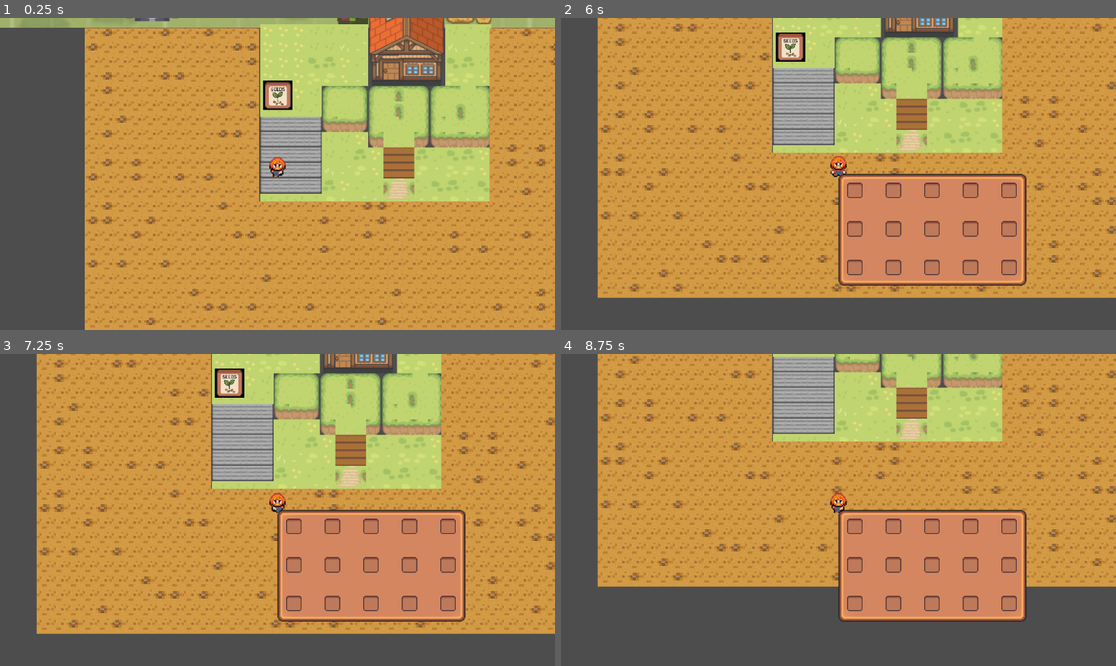
Above: before the commit, frames 1-4 (two rows, left to right).
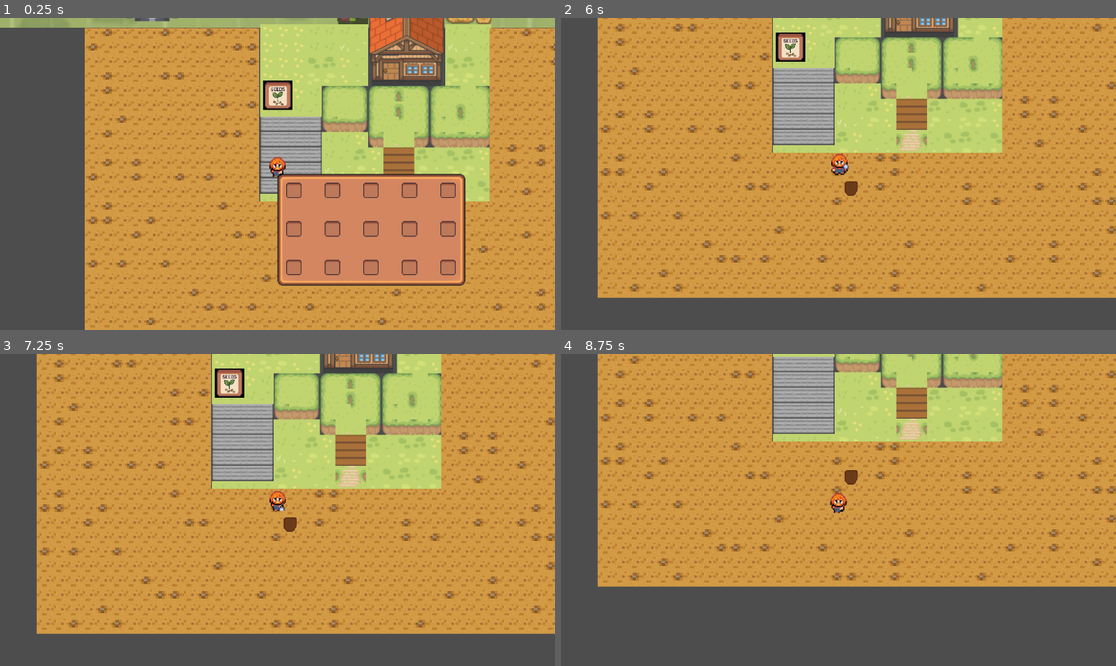
Above: after the commit, the same moments.

Repository: Anishax11/Farming-Sim
Game: Godot game, scene res://scenes/game.tscn
Same seed, same stepped clock (60 frames per second), same inputs: the game is played once before the commit and once after it.
Inputs (mouse positions are in pixels of both pictures, inside the frame that each line leads up to):
- Up to frame 1 (0.25 s): no input
- Up to frame 2 (6 s): tap Enter at 0.5, 2, 4.25 s; drag from (655, 36) to (949, 67) at 0.52 s; tap Space at 1.25, 3.5, 5 s; drag from (666, 36) to (949, 67) at 1.27 s; move the mouse to (683, 36) at 2.02 s; hold D (Right) 2.03-2.75 s; click (683, 36) at 2.17 s; drag from (649, 36) to (672, 127) at 2.77 s; drag from (660, 36) to (905, 67) at 3.52 s; drag from (677, 36) to (905, 67) at 4.27 s; move the mouse to (694, 36) at 5.02 s; hold S (Down) 5.03-5.75 s; click (694, 36) at 5.17 s; tap I (Inventory) at 5.65 s; drag from (855, 189) to (633, 30) at 5.77 s
- Up to frame 3 (7.25 s): drag from (333, 525) to (88, 366) at 6.52 s
- Up to frame 4 (8.75 s): drag from (932, 525) to (649, 366) at 7.27 s; move the mouse to (971, 525) at 8.02 s; hold S (Down) from 8.03 s (still down); click (971, 525) at 8.17 s

The runs differ from the first frame. In frame 1, 11% of the frame differs, in the area x 49-84%, y 49-86%; in frame 2, 11%; in frame 3, 11%; in frame 4, 11%, in the area x 49-84%, y 37-86%.

Commit message:
Fixed inventory bug

Diff:
--- a/scenes/game.tscn
+++ b/scenes/game.tscn
@@ -4346,7 +4346,6 @@
 position = Vector2(0, 592)
 
 [node name="Inventory" parent="Farmer" instance=ExtResource("15_wd8j7")]
-visible = false
 
 [node name="TileMap" type="TileMap" parent="."]
 z_index = -2
--- a/scripts/global.gd
+++ b/scripts/global.gd
@@ -15,14 +15,19 @@
 	#print("player_direction",player_direction)
 
 func move_item(panel_number):
-
+	print("FUNC CAlled")
 	var inv=get_node("/root/Game/Farmer/Inventory")
 	print(inv.inventory_items)
 	#Gets texture node from initial panel
+	#if get_node("/root/Game/Farmer/Inventory/NinePatchRect/GridContainer/Panel" +str(panel_number)+"/texture")!=null:
+		#print("can find text in inial panel")
+
 	var texture_rect=get_node("/root/Game/Farmer/Inventory/NinePatchRect/GridContainer/Panel" +str(panel_number)+"/texture")
+
 	#print("INI:","/root/Game/Farmer/Inventory/NinePatchRect/GridContainer/Panel" +str(panel_number)+"/TextureRect")
 	#removes texture child from initial panel
 	if item_out_of_inv==true:
+
 		texture_rect.position=Vector2(0,0)
 		item_out_of_inv=false
 		return
@@ -34,13 +39,18 @@
 
 	print(get_node("/root/Game/Farmer/Inventory/NinePatchRect/GridContainer/Panel" +str(panel_number)+"/texture"))
 	#print("panels moved x:", round(texture_rect.position.x / 40))
+
 	var final_panel=round(texture_rect.position.y / 40)*5+round(texture_rect.position.x / 40)+panel_number
+	print("X:",texture_rect.position.x)
+	print("Y:",texture_rect.position.y)
+	print("y increment:",round(texture_rect.position.y / 40)*5)
 	print("Finale panel:",final_panel)
 	if get_node("/root/Game/Farmer/Inventory/NinePatchRect/GridContainer/Panel"+str(final_panel)+"/texture")==null:
 		print("NOT OCCUPIED")
 		get_node("/root/Game/Farmer/Inventory/NinePatchRect/GridContainer/Panel"+str(final_panel)).add_child(texture_rect)
 		#ADD ITEM TO ARRAY
 		inv.inventory_items[int((final_panel-1)/5)][int(final_panel-1)%5]="seeds"
+
 		texture_rect.global_position=get_node("/root/Game/Farmer/Inventory/NinePatchRect/GridContainer/Panel"+str(final_panel)).global_position
 	else:
 		print("OCCUPIED")
--- a/scripts/panel.gd
+++ b/scripts/panel.gd
@@ -2,6 +2,7 @@
 
 var button_held=false
 var panel_number
+@onready var grandparent=get_parent().get_parent()
 @onready var texture_rect=get_node("texture")
 func _ready():
 	self.connect("gui_input", Callable(self, "_on_gui_input")) #Attach signal to node
@@ -9,6 +10,7 @@
 func _on_gui_input(event: InputEvent) -> void:
 	if event is InputEventMouseButton and  event.button_index == MOUSE_BUTTON_LEFT :
 		if event.pressed:
+			#print("Dist from parent:",)
 			var inv=get_node("/root/Game/Farmer/Inventory")
 			print(inv.inventory_items)
 			#print("Clicked panel")
@@ -32,10 +34,12 @@
 				Global.move_item(panel_number)#Passes panel no. to move_item func
 
 	if event is InputEventMouseMotion and button_held==true:
-
+		var relative_pos = get_node("texture").global_position - grandparent.global_position
+		#print("DIst from inv:",relative_pos)#-get_parent().get_parent().position.x)
 		if get_node("texture")!=null:
-			if get_node("texture").global_position.x<0 or get_node("texture").global_position.x>190 or get_node("texture").global_position.y<600 or get_node("texture").global_position.y>700 :
-
+			if relative_pos.x<0 or relative_pos.x>190 or relative_pos.y<0 or relative_pos.y>190 :
+				print("item out of inv")
+				print("POs:",relative_pos)
 				Global.item_out_of_inv=true
 
 			Global.panel_clicked=!Global.panel_clicked #Panel clicked shouldnt become true while dragging item
